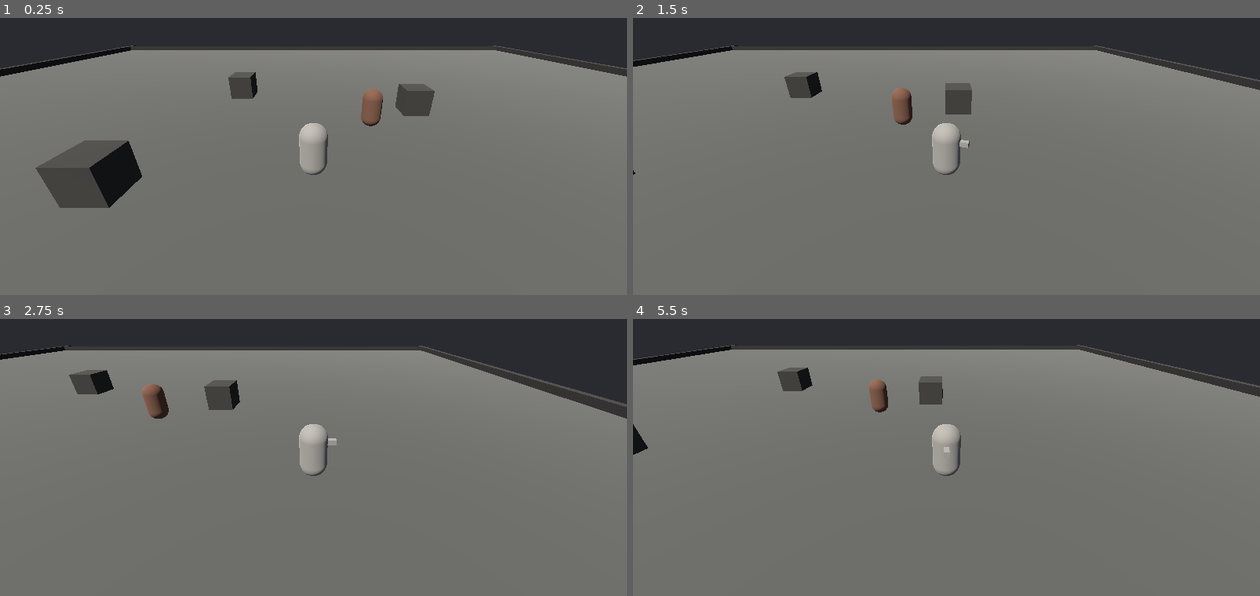
Above: before the commit, frames 1-4 (two rows, left to right).
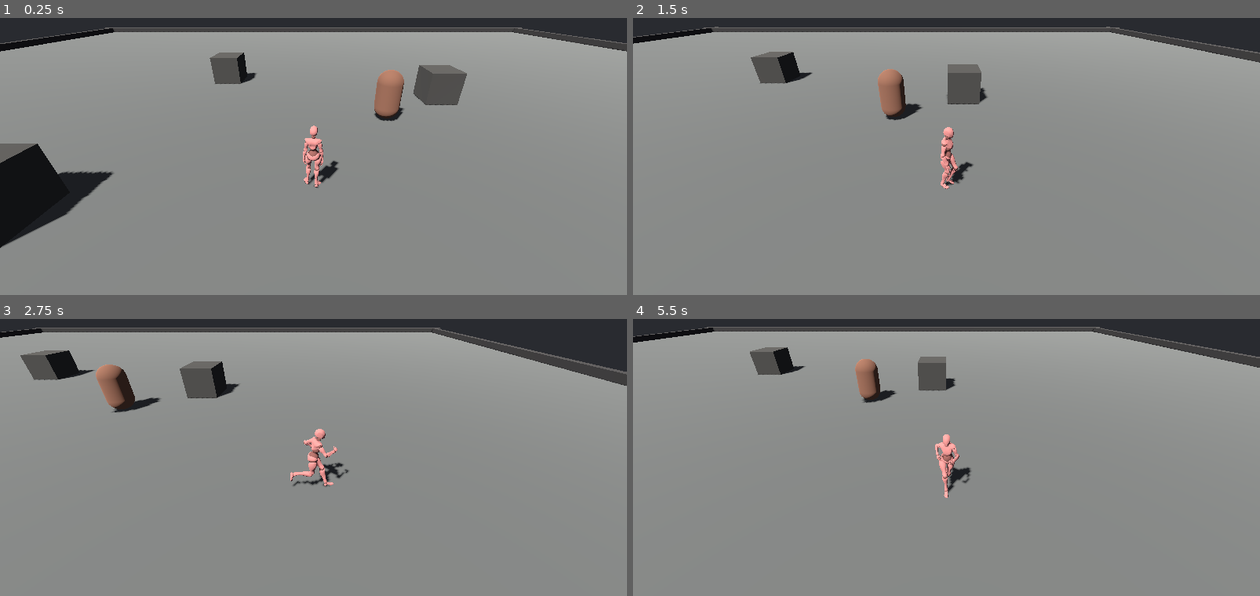
Above: after the commit, the same moments.

Repository: knightdx91-alt/Bloodborn
Game: Godot game, scene res://main.tscn
The game is run twice, just before and just after one commit, with the same random seed, the same clock (stepped at 60 frames per second) and the same inputs.
Inputs (mouse positions are in pixels of both pictures, inside the frame that each line leads up to):
- Up to frame 1 (0.25 s): no input
- Up to frame 2 (1.5 s): tap Enter at 0.5 s; move the mouse to (1084, 101) at 0.52 s; hold D 0.53-1.25 s; hold Shift 0.53-1.25 s; click (1084, 101) at 0.67 s; drag from (821, 137) to (915, 189) at 1.27 s
- Up to frame 3 (2.75 s): move the mouse to (376, 341) at 2.02 s; hold D from 2.03 s (still down); hold Shift from 2.03 s (still down)
- Up to frame 4 (5.5 s): release D at 2.75 s; release Shift at 2.75 s; drag from (915, 490) to (758, 366) at 2.77 s; move the mouse to (1134, 471) at 3.52 s; hold A 3.53-4.25 s; hold Shift 3.53-4.25 s; drag from (758, 366) to (852, 332) at 4.27 s; move the mouse to (977, 418) at 5.02 s; hold S from 5.03 s (still down); hold Shift from 5.03 s (still down); click (977, 418) at 5.17 s

The runs differ from the first frame. In frame 1, 94% of the frame differs, in the area x 0-100%, y 3-100%; in frame 2, 94%; in frame 3, 93%; in frame 4, 94%, in the area x 0-100%, y 2-100%.

Commit message:
Put the animated character in the prototype; delete the retargeter
Muse's third delivery works. The X Bot and the seven clips are direct
Mixamo downloads of the same skeleton, so they play exactly as they
arrived — worst rest-pose mismatch is 1.1 degrees on a thumb bone,
against 90 degrees on the hips in v2, and both skeleton parents are
identity. The Blender Z-up bake is gone.

So the retargeting code is gone too. prototype/tools/ is deleted rather
than fixed: four rounds of increasingly clever retargeting each printed
"22 tracks retargeted, 0 errors" and each produced a broken character.
The problem was never the retargeter.

The capsule and its nose are replaced by the character, with idle, walk
and run chosen by ground speed and the clip rate scaled to match, held
near 1.0 because a clip pushed past about 1.35x reads as comical long
before it stops skating. The walk and run carry no root motion, so
nothing fights the character controller.

Two things the render turned up while wiring it in:

- The camera was framed for a capsule. At the old distance a person is
  about eighty pixels tall on a phone, so it comes in and flattens.
- The walk was unreachable by thumb. The touch ramp was linear, which
  put nearly the whole drag range above walking pace; squaring it gives
  the first third of the range to the walk.

Shadows are on, without which the character floats.

Verified as usual by rendering: idle, walk and run in landscape and
portrait headless, then the real web build in a phone-sized browser
driven by simulated touch, with no console errors. sim/ still 185/185.

This half answers the third question under L54 in tech.md 2: the
headless loop does hold past grey boxes. What it has not touched is
combat feel, and the two questions that actually decide the engine —
asset ecosystem depth and the console porting cost — are untouched.

Co-Authored-By: Claude Opus 5 <noreply@anthropic.com>
Claude-Session: https://claude.ai/code/session_01BaXNESXu95G2WgBMqTbcJn

Diff:
--- a/prototype/tools/retarget_mixamo.gd
+++ /dev/null
@@ -1,108 +0,0 @@
-extends SceneTree
-
-const MAP := {
-	"mixamorig_Hips": "Hips",
-	"mixamorig_Spine": "Spine",
-	"mixamorig_Spine2": "Chest",
-	"mixamorig_Neck": "Neck",
-	"mixamorig_Head": "Head",
-	"mixamorig_LeftShoulder": "Shoulder.L",
-	"mixamorig_LeftArm": "UpperArm.L",
-	"mixamorig_LeftForeArm": "LowerArm.L",
-	"mixamorig_LeftHand": "Hand.L",
-	"mixamorig_RightShoulder": "Shoulder.R",
-	"mixamorig_RightArm": "UpperArm.R",
-	"mixamorig_RightForeArm": "LowerArm.R",
-	"mixamorig_RightHand": "Hand.R",
-	"mixamorig_LeftUpLeg": "UpperLeg.L",
-	"mixamorig_LeftLeg": "LowerLeg.L",
-	"mixamorig_LeftFoot": "Foot.L",
-	"mixamorig_LeftToeBase": "Toes.L",
-	"mixamorig_RightUpLeg": "UpperLeg.R",
-	"mixamorig_RightLeg": "LowerLeg.R",
-	"mixamorig_RightFoot": "Foot.R",
-	"mixamorig_RightToeBase": "Toes.R",
-}
-
-func _find(n: Node, t: String) -> Node:
-	if n.get_class() == t: return n
-	for c in n.get_children():
-		var r := _find(c, t)
-		if r != null: return r
-	return null
-
-func _init() -> void:
-	var anim_scene := load("res://assets/animations/anim_Idle.fbx") as PackedScene
-	var a := anim_scene.instantiate()
-	var ap := _find(a, "AnimationPlayer") as AnimationPlayer
-	var src: Animation = ap.get_animation("mixamo_com")
-	var src_skel := _find(a, "Skeleton3D") as Skeleton3D
-
-	var tgt_scene := load("res://assets/models/humanoid.fbx") as PackedScene
-	var tgt := tgt_scene.instantiate()
-	var tgt_skel := _find(tgt, "Skeleton3D") as Skeleton3D
-
-	var out := Animation.new()
-	out.length = src.length
-	out.loop_mode = Animation.LOOP_LINEAR
-
-	var kept := 0
-	var dropped := 0
-	var skipped_kind := 0
-	for t in src.get_track_count():
-		var path := String(src.track_get_path(t))          # e.g. "Skeleton3D:mixamorig_Hips"
-		var parts := path.split(":")
-		var bone := parts[parts.size() - 1]
-		if not MAP.has(bone):
-			dropped += 1
-			continue
-
-		# ROTATION ONLY. Bone *positions* belong to the source rig's
-		# proportions — copying them onto a different skeleton collapses
-		# it. This is the single most common way retargeting silently
-		# fails, and it looks like success until you render it.
-		var kind := src.track_get_type(t)
-		if kind != Animation.TYPE_ROTATION_3D:
-			skipped_kind += 1
-			continue
-
-		# Rest-pose correction. The two rigs hold their bones at
-		# different resting angles, so a raw rotation from one lands
-		# wrong on the other — the character ends up on its side. Take
-		# the *change from the source's rest pose* and apply that same
-		# change to the target's rest pose instead.
-		var si := src_skel.find_bone(bone)
-		var ti := tgt_skel.find_bone(MAP[bone])
-		var s_rest := src_skel.get_bone_rest(si).basis.get_rotation_quaternion()
-		var t_rest := tgt_skel.get_bone_rest(ti).basis.get_rotation_quaternion()
-
-		var nt := out.add_track(kind)
-		out.track_set_path(nt, NodePath("Skeleton3D:" + MAP[bone]))
-		out.track_set_interpolation_type(nt, src.track_get_interpolation_type(t))
-		for k in src.track_get_key_count(t):
-			var q: Quaternion = src.track_get_key_value(t, k)
-			var delta := s_rest.inverse() * q
-			out.track_insert_key(nt, src.track_get_key_time(t, k), t_rest * delta)
-		kept += 1
-
-	print("RETARGET: kept ", kept, " rotation tracks; dropped ", dropped,
-		" unmapped bones; skipped ", skipped_kind, " position/scale tracks")
-	print("  out length: ", out.length, "  tracks: ", out.get_track_count())
-
-	# Which humanoid bones ended up with no animation at all?
-	var hs := load("res://assets/models/humanoid.fbx") as PackedScene
-	var h := hs.instantiate()
-	var skel := _find(h, "Skeleton3D") as Skeleton3D
-	var animated := {}
-	for t in out.get_track_count():
-		animated[String(out.track_get_path(t)).split(":")[-1]] = true
-	var missing: Array[String] = []
-	for i in skel.get_bone_count():
-		var bn := skel.get_bone_name(i)
-		if not animated.has(bn):
-			missing.append(bn)
-	print("  humanoid bones with no track: ", missing)
-
-	var err := ResourceSaver.save(out, "res://idle_retargeted.tres")
-	print("  saved: ", error_string(err))
-	quit()
--- a/prototype/world.gd
+++ b/prototype/world.gd
@@ -4,6 +4,27 @@
 
 var player: CharacterBody3D
 var cam: Camera3D
+var anim: AnimationPlayer
+
+# The character and every clip are direct Mixamo downloads of the same
+# skeleton, so the clips play exactly as they arrived — no retargeting.
+# Anything that re-exports the character through Blender bakes a Z-up
+# rest rotation into the rig and breaks this; see SPEC-character-v3.md.
+const CHARACTER := "res://assets/models/humanoid.fbx"
+const LOCOMOTION := {
+	"idle": "res://assets/animations/anim_Idle.fbx",
+	"walk": "res://assets/animations/anim_Walking.fbx",
+	"run": "res://assets/animations/anim_Running.fbx",
+}
+# The roll, the two slashes and the hit reaction are in
+# assets/animations/ already. They belong to step 2 (the dodge), which
+# is where the stamina and i-frame rules from sim/ come in.
+
+# Roughly the ground speed each clip was authored at. Used only to keep
+# the feet from skating; it is a look, not a rule.
+const WALK_CLIP_SPEED := 1.5
+const RUN_CLIP_SPEED := 4.2
+const WALK_TO_RUN := 2.0
 
 # Touch input: drag anywhere to steer, like a floating thumbstick.
 var _touch_id := -1
@@ -21,6 +42,7 @@
 	var sun := DirectionalLight3D.new()
 	sun.rotation_degrees = Vector3(-55, -35, 0)
 	sun.light_energy = 1.1
+	sun.shadow_enabled = true  # without it the character floats
 	add_child(sun)
 
 	var env := WorldEnvironment.new()
@@ -104,21 +126,15 @@
 	# ── Player ──────────────────────────────────────────────────────
 	player = CharacterBody3D.new()
 	player.position = Vector3(0, 1, 2)
-	var pm := MeshInstance3D.new()
-	pm.mesh = CapsuleMesh.new()
-	var pmat := StandardMaterial3D.new()
-	pmat.albedo_color = Color(0.72, 0.70, 0.66)
-	pm.material_override = pmat
-	player.add_child(pm)
-
-	# A nose, so you can see which way you are facing.
-	var nose := MeshInstance3D.new()
-	var nm := BoxMesh.new()
-	nm.size = Vector3(0.18, 0.18, 0.5)
-	nose.mesh = nm
-	nose.position = Vector3(0, 0.35, -0.55)
-	nose.material_override = pmat
-	player.add_child(nose)
+
+	var body := (load(CHARACTER) as PackedScene).instantiate()
+	# The capsule is two metres tall and centred on the player's origin,
+	# so the character hangs a metre below it to stand on its feet.
+	body.position = Vector3(0, -1.0, 0)
+	# Mixamo characters face +Z. Travel here is toward -Z.
+	body.rotation_degrees = Vector3(0, 180, 0)
+	player.add_child(body)
+	_rig(body)
 
 	var pcol := CollisionShape3D.new()
 	var caps := CapsuleShape3D.new()
@@ -132,6 +148,55 @@
 	cam = Camera3D.new()
 	add_child(cam)
 	_place_camera()
+
+func _find(node: Node, cls: String) -> Node:
+	if node.get_class() == cls:
+		return node
+	for child in node.get_children():
+		var hit := _find(child, cls)
+		if hit != null:
+			return hit
+	return null
+
+func _rig(body: Node) -> void:
+	var skel := _find(body, "Skeleton3D") as Skeleton3D
+	if skel == null:
+		push_warning("no Skeleton3D in the character; movement will be mute")
+		return
+
+	var lib := AnimationLibrary.new()
+	for key in LOCOMOTION:
+		var src := (load(LOCOMOTION[key]) as PackedScene).instantiate()
+		var src_anim := _find(src, "AnimationPlayer") as AnimationPlayer
+		var clip: Animation = src_anim.get_animation(src_anim.get_animation_list()[0])
+		clip.loop_mode = Animation.LOOP_LINEAR
+		lib.add_animation(key, clip)
+		src.queue_free()
+
+	anim = AnimationPlayer.new()
+	skel.get_parent().add_child(anim)
+	anim.root_node = anim.get_path_to(skel.get_parent())
+	anim.add_animation_library("", lib)
+	anim.play("idle")
+
+func _animate(ground_speed: float) -> void:
+	if anim == null:
+		return
+	var want := "idle"
+	var rate := 1.0
+	if ground_speed > 0.15:
+		if ground_speed < WALK_TO_RUN:
+			want = "walk"
+			rate = ground_speed / WALK_CLIP_SPEED
+		else:
+			want = "run"
+			rate = ground_speed / RUN_CLIP_SPEED
+	if anim.current_animation != want:
+		anim.play(want, 0.15)
+	# Kept near 1.0 on purpose. Pushing a clip past about 1.35x reads as
+	# comical long before it stops skating, so the sprint is allowed to
+	# slide a little rather than gabble.
+	anim.speed_scale = clamp(rate, 0.7, 1.35)
 
 func _unhandled_input(event: InputEvent) -> void:
 	# One finger, anywhere on screen. Where you first press becomes the
@@ -174,11 +239,14 @@
 
 	# On touch, how far you drag is how fast you go — so a small nudge
 	# walks and a full push runs, without a separate sprint button.
+	# The curve is squared on purpose: a linear ramp put almost the whole
+	# stick above walking pace, so the walk was unreachable by thumb.
 	var speed := SPEED
 	if Input.is_key_pressed(KEY_SHIFT):
 		speed = SPRINT
 	elif _touch_id != -1:
-		speed = lerp(SPEED * 0.45, SPRINT, clamp(pushed, 0.0, 1.0))
+		var t: float = clamp(pushed, 0.0, 1.0)
+		speed = lerp(SPEED * 0.32, SPRINT, t * t)
 
 	player.velocity.x = dir.x * speed
 	player.velocity.z = dir.z * speed
@@ -189,6 +257,8 @@
 		player.velocity.y = -0.1
 
 	player.move_and_slide()
+
+	_animate(Vector2(player.velocity.x, player.velocity.z).length())
 
 	# Turn to face travel.
 	if dir.length() > 0.01:
@@ -212,9 +282,12 @@
 	# far too much sky at a laptop's camera angle, which makes the game
 	# unplayable on a phone and fine everywhere else — the worst kind of
 	# bug to find late.
-	var height: float = lerp(3.2, 8.5, tall)
-	var back: float = lerp(7.0, 6.0, tall)
-
-	var focus := player.position + Vector3(0, 1.2, 0)
+	# Framed for a person, not a capsule. The old distance was set when
+	# the player was an untextured pill and nothing was lost by it being
+	# small; a character has to be close enough to read.
+	var height: float = lerp(2.4, 6.0, tall)
+	var back: float = lerp(4.6, 4.4, tall)
+
+	var focus := player.position + Vector3(0, 1.0, 0)
 	cam.position = focus + Vector3(0, height, back)
 	cam.look_at(focus, Vector3.UP)
Not shown, added: prototype/assets/animations/anim_Hit_Reaction.fbx.import
Not shown, added: prototype/assets/animations/anim_Idle.fbx.import
Not shown, added: prototype/assets/animations/anim_Quick_Roll_To_Run.fbx.import
Not shown, added: prototype/assets/animations/anim_Running.fbx.import
Not shown, added: prototype/assets/animations/anim_Stable_Sword_Outward_Slash.fbx.import
Not shown, added: prototype/assets/animations/anim_Sword_And_Shield_Slash.fbx.import
Not shown, added: prototype/assets/animations/anim_Walking.fbx.import
Not shown, added: prototype/assets/models/arena.fbx.import
Not shown, added: prototype/assets/models/dummy.fbx.import
Not shown, added: prototype/assets/models/humanoid.fbx.import
Not shown, added: prototype/assets/models/weapon_axe.fbx.import
Not shown, added: prototype/assets/models/weapon_spear.fbx.import
(and 10 more such lines)
